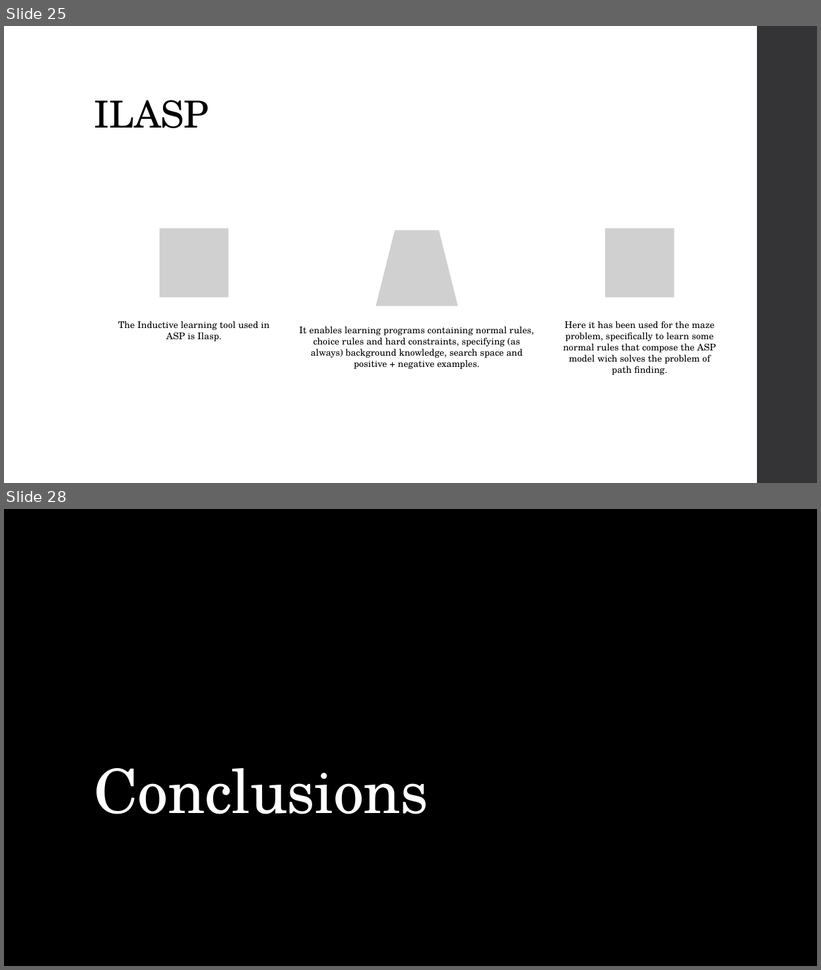
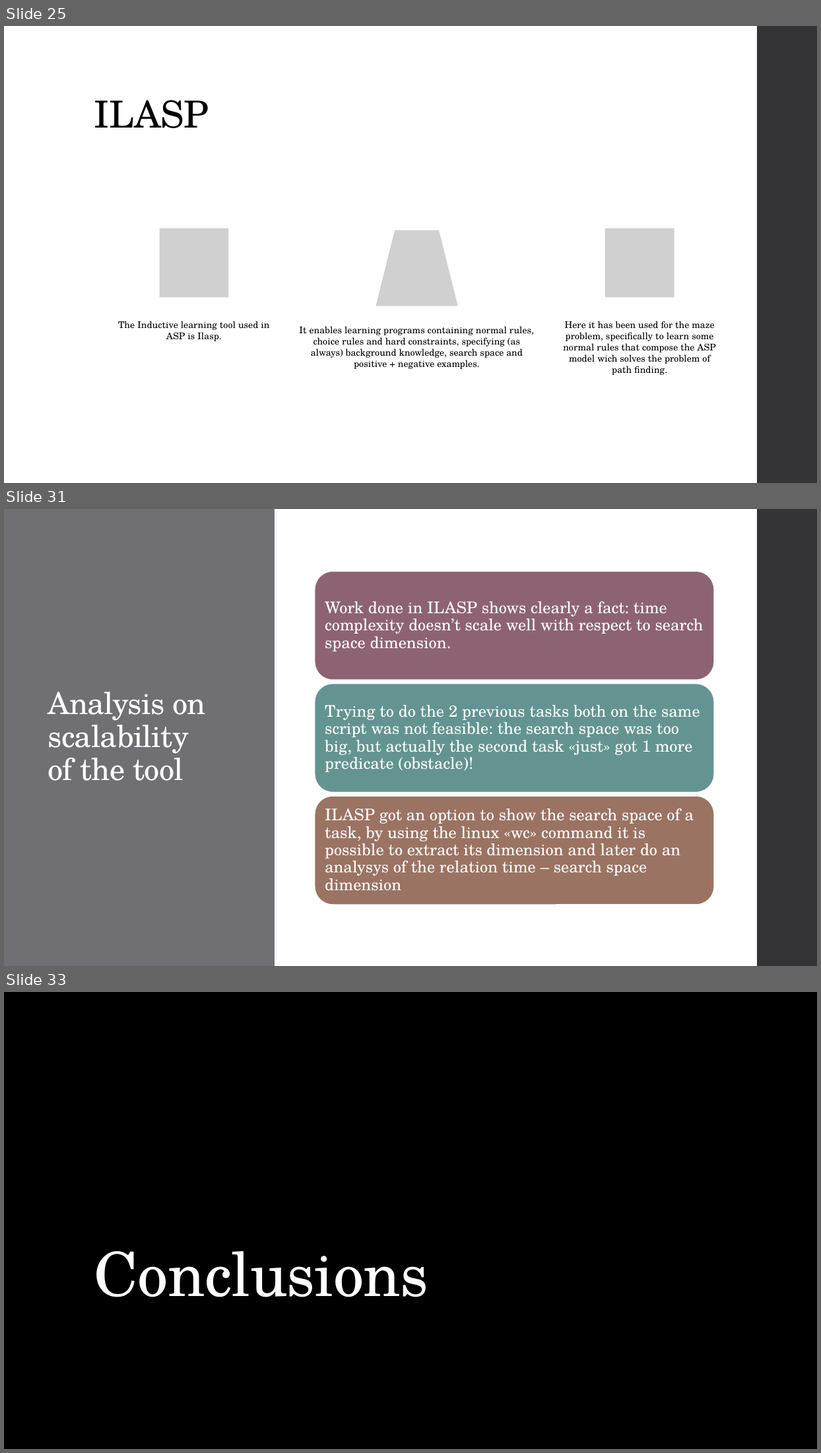
Before and after one commit to Alex-Dell1/ATAI_Maze_Project, a slide deck: ATAI_Presentation.pptx. Shown one above the other, each under a label of ours: slides 25 and 28 before the commit, slides 25, 31 and 33 after it; the slides between them are not shown. The pictures are 821x970 and 821x1453 pixels, drawn with LibreOffice and Linux fonts; fonts in the diff are those of the drawing; grey boxes stand for pictures; background and template pictures are left out. Boxes give left, top, right and bottom in pixels: in the first picture for what was removed or moved away, otherwise in the second. Text is boxed around its words. In the diff, an @@ line names an element or a change of style, - is before the commit and + after.

Commit message:
Mods on presentation - ilasp part

```diff
--- a/ATAI_Presentation.pptx
+++ b/ATAI_Presentation.pptx
@@ slide 31 added at bbox=[4, 509, 817, 966], background #FFFFFF @@
@@ rectangle added at bbox=[4, 509, 275, 966], fill #6F6F74 @@
@@ rectangle added at bbox=[757, 509, 817, 966], fill #353537 @@
@@ title added at bbox=[48, 692, 207, 781], 36 pt, text #FFFFFF @@
+Analysis on scalability of the tool
@@ group added at bbox=[314, 571, 714, 905]: 3 rounded rectangles, 3 texts @@
+Work done in ILASP shows clearly a fact: time complexity doesn’t scale well with respect to search space dimension.
+Trying to do the 2 previous tasks both on the same script was not feasible: the search space was too big, but actually the second task «just» got 1 more predicate (obstacle)!
+ILASP got an option to show the search space of a task, by using the linux «wc» command it is possible to extract its dimension and later do an analysys of the relation time – search space dimension
@@ what was slide 28 is now slide 33 @@
```
Also in this commit, not shown: 4 slides changed, 4 other slides added, 1 other file.
